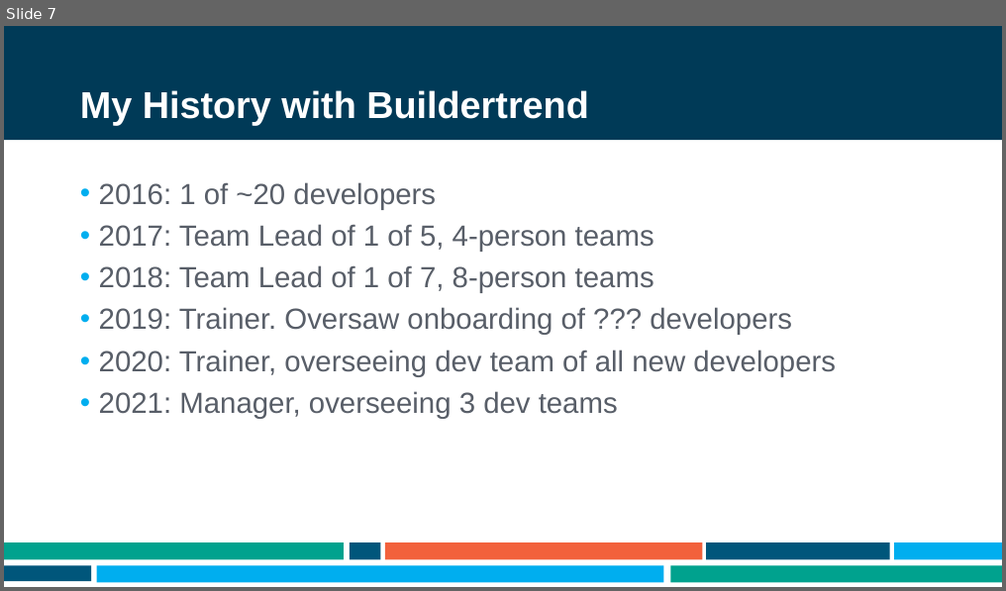
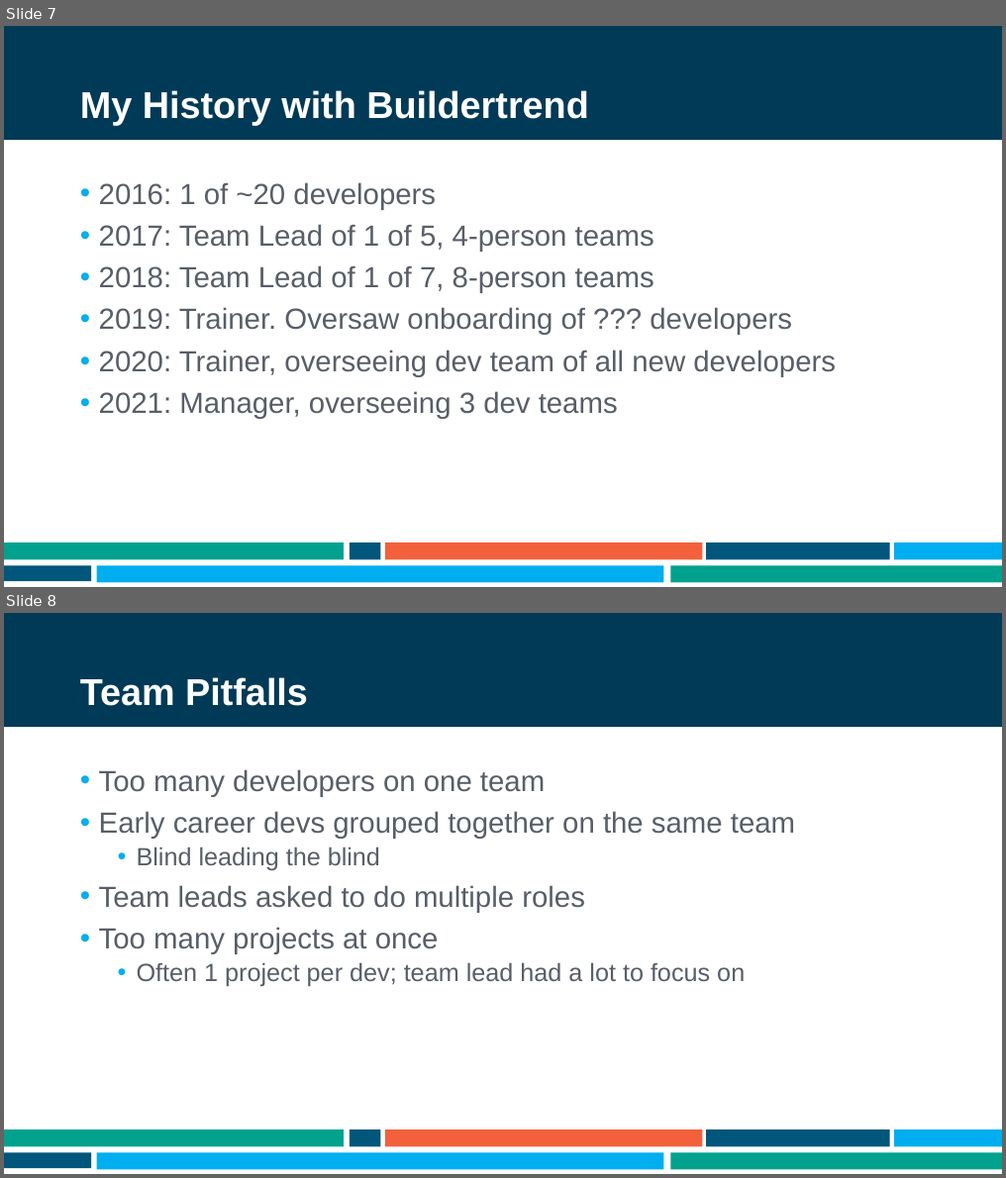
Before and after one commit to ademing/nebraska-code-2021, a slide deck: Presentation.pptx. Shown one above the other, each under a label of ours: slide 7 before the commit, slides 7 and 8 after it. The pictures are 1006x591 and 1006x1178 pixels, drawn with LibreOffice and Linux fonts; fonts in the diff are those of the drawing; background and template pictures are left out. Boxes give left, top, right and bottom in pixels: in the first picture for what was removed or moved away, otherwise in the second. Text is boxed around its words. In the diff, an @@ line names an element or a change of style, - is before the commit and + after.

```diff
--- a/Presentation.pptx
+++ b/Presentation.pptx
@@ slide 8 added at (x1=4, y1=613, x2=1002, y2=1174), background #FFFFFF; not listed: 9 template elements that a slide beside it also shows @@
@@ title added at (x1=80, y1=677, x2=308, y2=706), 36 pt, text #FFFFFF, bold @@
+Team Pitfalls
@@ text added at (x1=99, y1=769, x2=795, y2=986), 28 pt, text #585E68 @@
+• Too many developers on one team
+• Early career devs grouped together on the same team
+  • Blind leading the blind
+• Team leads asked to do multiple roles
+• Too many projects at once
+  • Often 1 project per dev; team lead had a lot to focus on
```
Also in this commit, not shown: 1 slide changed, 8 other slides added, 1 slide removed.
